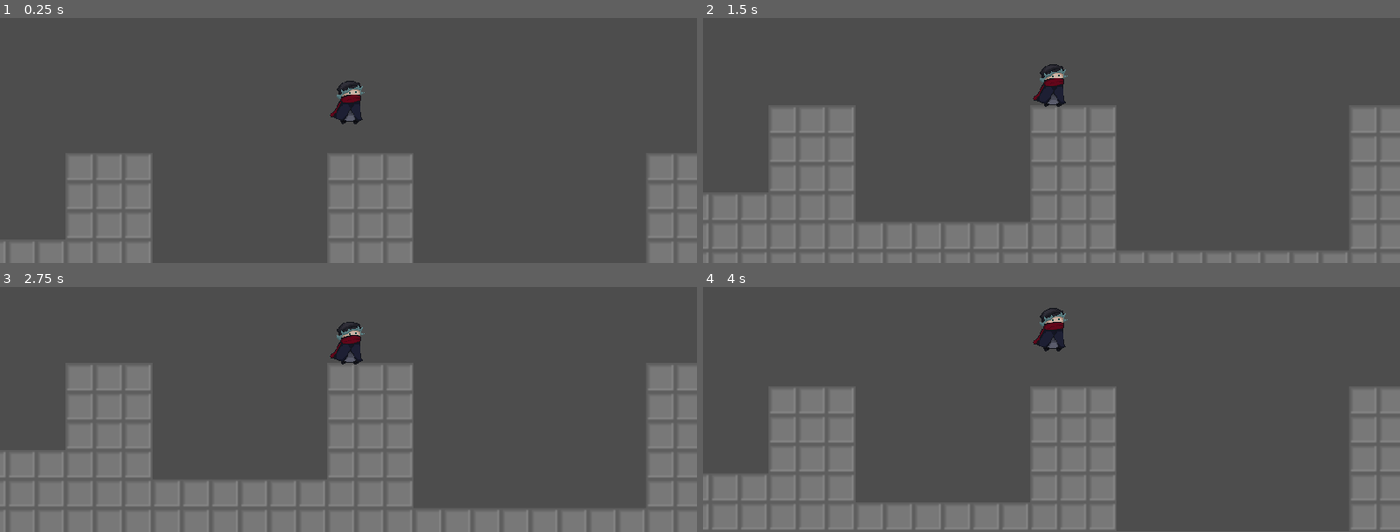
Above: before the commit, frames 1-4 (two rows, left to right).
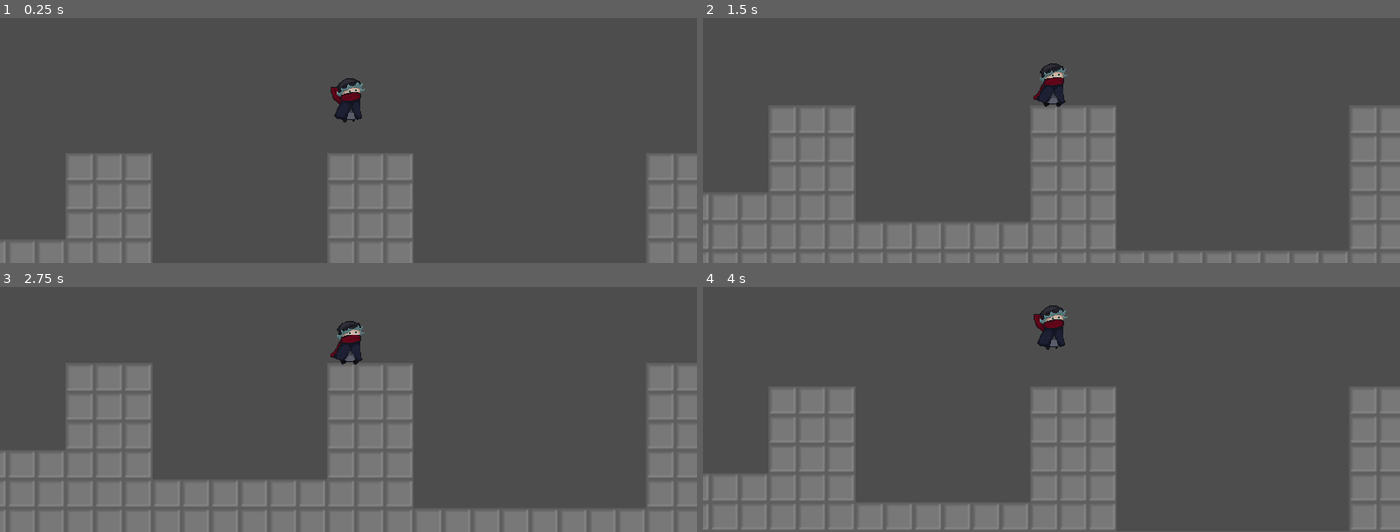
Above: after the commit, the same moments.

Repository: FirePowerGH/EchoesOfSteel
Game: Godot game, scene res://game/world/overworld/test_world/test_scene_w_rooms.tscn
The game is run twice, just before and just after one commit, with the same random seed, the same clock (stepped at 60 frames per second) and the same inputs.
Inputs:
- Up to frame 1 (0.25 s): no input
- Up to frame 2 (1.5 s): tap Space (jump) at 0.6, 0.77, 1.07, 1.35 s
- Up to frame 3 (2.75 s): tap Space (jump) at 1.52, 1.82, 2.1 s
- Up to frame 4 (4 s): tap Space (jump) at 2.85, 3.02, 3.32, 3.6, 3.77 s

The runs differ from the first frame. In frame 1, 0.3% of the frame differs, in the area x 47-53%, y 24-44%; in frame 2, 0.1%; in frame 3, 0.1%; in frame 4, 0.3%, in the area x 47-53%, y 7-27%.

Commit message:
adda animatestate :3

Diff:
--- a/game/entities/player/player.tscn
+++ b/game/entities/player/player.tscn
@@ -45,8 +45,6 @@
 		can_jump = false
 		velocity.y = JUMP_VELOCITY
 
-		sprite.play(\"jump\")
-
 	if Input.is_action_just_released(\"jump\"):
 		if velocity.y <   0:
 			velocity.y = JUMP_VELOCITY / 4
@@ -59,6 +57,7 @@
 
 	var was_on_floor = is_on_floor()
 
+	animateState()
 	move_and_slide()
 
 	if was_on_floor && !is_on_floor():
@@ -89,11 +88,17 @@
 
 func handle_movement(direction):
 	if direction:
-		sprite.play(\"walk\")
 		velocity.x = move_toward(velocity.x, direction.x * SPEED, 36.0)
 	else:
+		velocity.x = move_toward(velocity.x, 0, SPEED)
+
+func animateState():
+	if velocity == Vector2.ZERO:
 		sprite.play(\"idle\")
-		velocity.x = move_toward(velocity.x, 0, SPEED)
+	elif velocity.y > 0:
+		sprite.play(\"fall\")
+	elif velocity.x != 0:
+		sprite.play(\"walk\")
 
 func get_input_direction():
 	var direction = Vector2.ZERO
@@ -123,18 +128,14 @@
 	dash_cooldown.timeout.connect(_on_DashCooldown_timeout)
 "
 
-[sub_resource type="AtlasTexture" id="AtlasTexture_01scy"]
+[sub_resource type="AtlasTexture" id="AtlasTexture_h8qux"]
 atlas = ExtResource("1_n5v76")
 region = Rect2(128, 64, 64, 64)
 
-[sub_resource type="AtlasTexture" id="AtlasTexture_7j0p6"]
+[sub_resource type="AtlasTexture" id="AtlasTexture_1usok"]
 atlas = ExtResource("1_n5v76")
 region = Rect2(0, 128, 64, 64)
 
-[sub_resource type="AtlasTexture" id="AtlasTexture_nej7m"]
-atlas = ExtResource("1_n5v76")
-region = Rect2(64, 128, 64, 64)
-
 [sub_resource type="AtlasTexture" id="AtlasTexture_dv0pe"]
 atlas = ExtResource("1_pn68t")
 region = Rect2(0, 0, 64, 64)
@@ -151,25 +152,17 @@
 atlas = ExtResource("1_pn68t")
 region = Rect2(64, 64, 64, 64)
 
-[sub_resource type="AtlasTexture" id="AtlasTexture_y8gh7"]
-atlas = ExtResource("1_n5v76")
-region = Rect2(0, 0, 64, 64)
-
-[sub_resource type="AtlasTexture" id="AtlasTexture_trgny"]
+[sub_resource type="AtlasTexture" id="AtlasTexture_fspco"]
 atlas = ExtResource("1_n5v76")
 region = Rect2(64, 0, 64, 64)
 
-[sub_resource type="AtlasTexture" id="AtlasTexture_6ysau"]
+[sub_resource type="AtlasTexture" id="AtlasTexture_knuk3"]
 atlas = ExtResource("1_n5v76")
 region = Rect2(128, 0, 64, 64)
 
-[sub_resource type="AtlasTexture" id="AtlasTexture_13j8r"]
+[sub_resource type="AtlasTexture" id="AtlasTexture_ftpcf"]
 atlas = ExtResource("1_n5v76")
 region = Rect2(0, 64, 64, 64)
-
-[sub_resource type="AtlasTexture" id="AtlasTexture_oknot"]
-atlas = ExtResource("1_n5v76")
-region = Rect2(64, 64, 64, 64)
 
 [sub_resource type="AtlasTexture" id="AtlasTexture_8qcvo"]
 atlas = ExtResource("1_r4c8x")
@@ -183,16 +176,18 @@
 animations = [{
 "frames": [{
 "duration": 1.0,
-"texture": SubResource("AtlasTexture_01scy")
-}, {
-"duration": 1.0,
-"texture": SubResource("AtlasTexture_7j0p6")
-}, {
-"duration": 1.0,
-"texture": SubResource("AtlasTexture_nej7m")
+"texture": SubResource("AtlasTexture_h8qux")
 }],
 "loop": true,
 "name": &"fall",
+"speed": 5.0
+}, {
+"frames": [{
+"duration": 1.0,
+"texture": SubResource("AtlasTexture_1usok")
+}],
+"loop": true,
+"name": &"fallFin",
 "speed": 5.0
 }, {
 "frames": [{
@@ -214,21 +209,15 @@
 }, {
 "frames": [{
 "duration": 1.0,
-"texture": SubResource("AtlasTexture_y8gh7")
-}, {
-"duration": 1.0,
-"texture": SubResource("AtlasTexture_trgny")
-}, {
-"duration": 1.0,
-"texture": SubResource("AtlasTexture_6ysau")
-}, {
-"duration": 1.0,
-"texture": SubResource("AtlasTexture_13j8r")
-}, {
-"duration": 1.0,
-"texture": SubResource("AtlasTexture_oknot")
-}],
-"loop": true,
+"texture": SubResource("AtlasTexture_fspco")
+}, {
+"duration": 1.0,
+"texture": SubResource("AtlasTexture_knuk3")
+}, {
+"duration": 1.0,
+"texture": SubResource("AtlasTexture_ftpcf")
+}],
+"loop": false,
 "name": &"jump",
 "speed": 5.0
 }, {
@@ -257,9 +246,7 @@
 position = Vector2(-1.19209e-07, -1.19209e-07)
 scale = Vector2(0.42, 0.42)
 sprite_frames = SubResource("SpriteFrames_ktmlj")
-animation = &"jump"
-frame = 4
-frame_progress = 0.687013
+animation = &"fallFin"
 
 [node name="CollisionShape2D" type="CollisionShape2D" parent="."]
 visible = false
Not shown: 1 places in game/entities/player/player.tscn that only renumber resources
